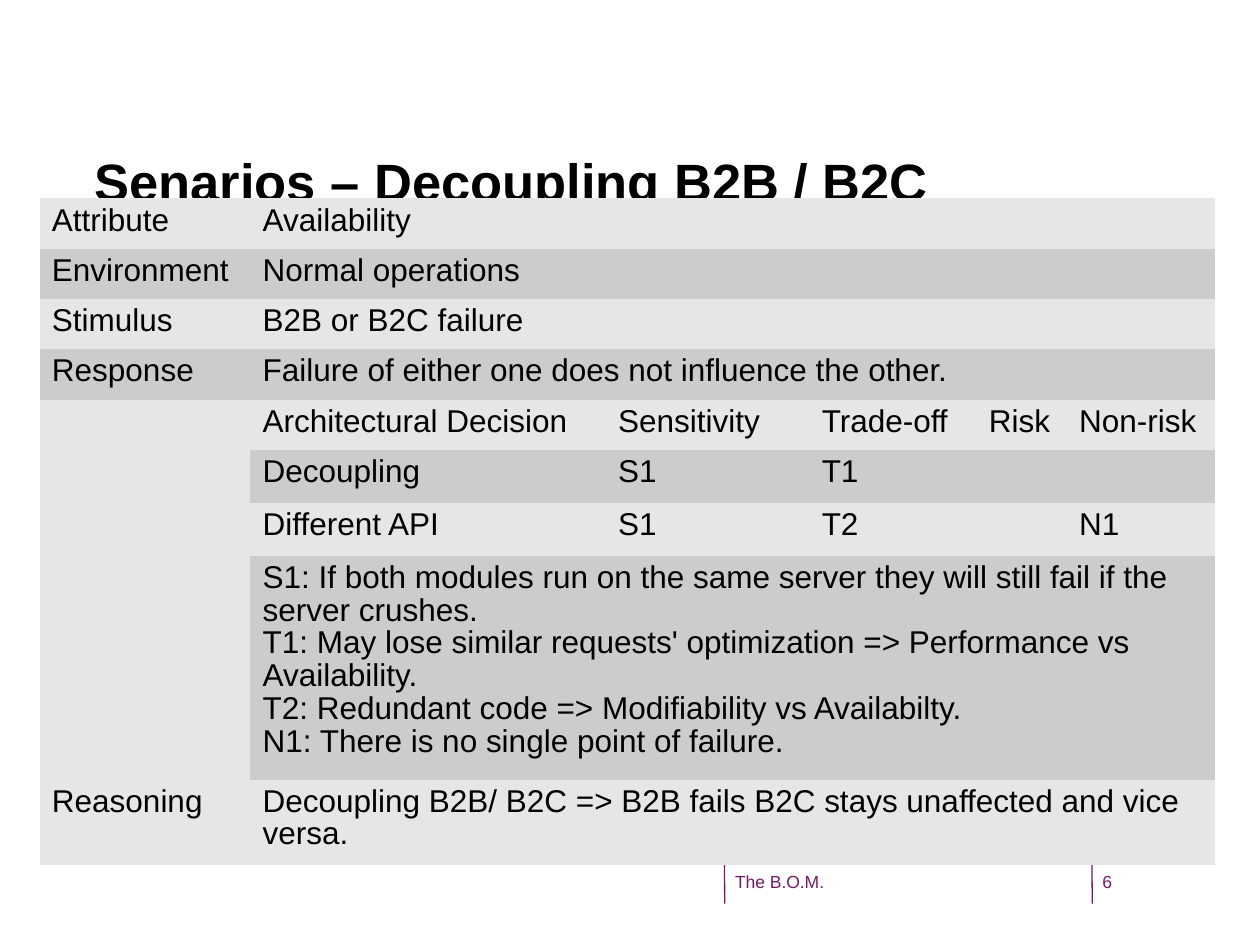
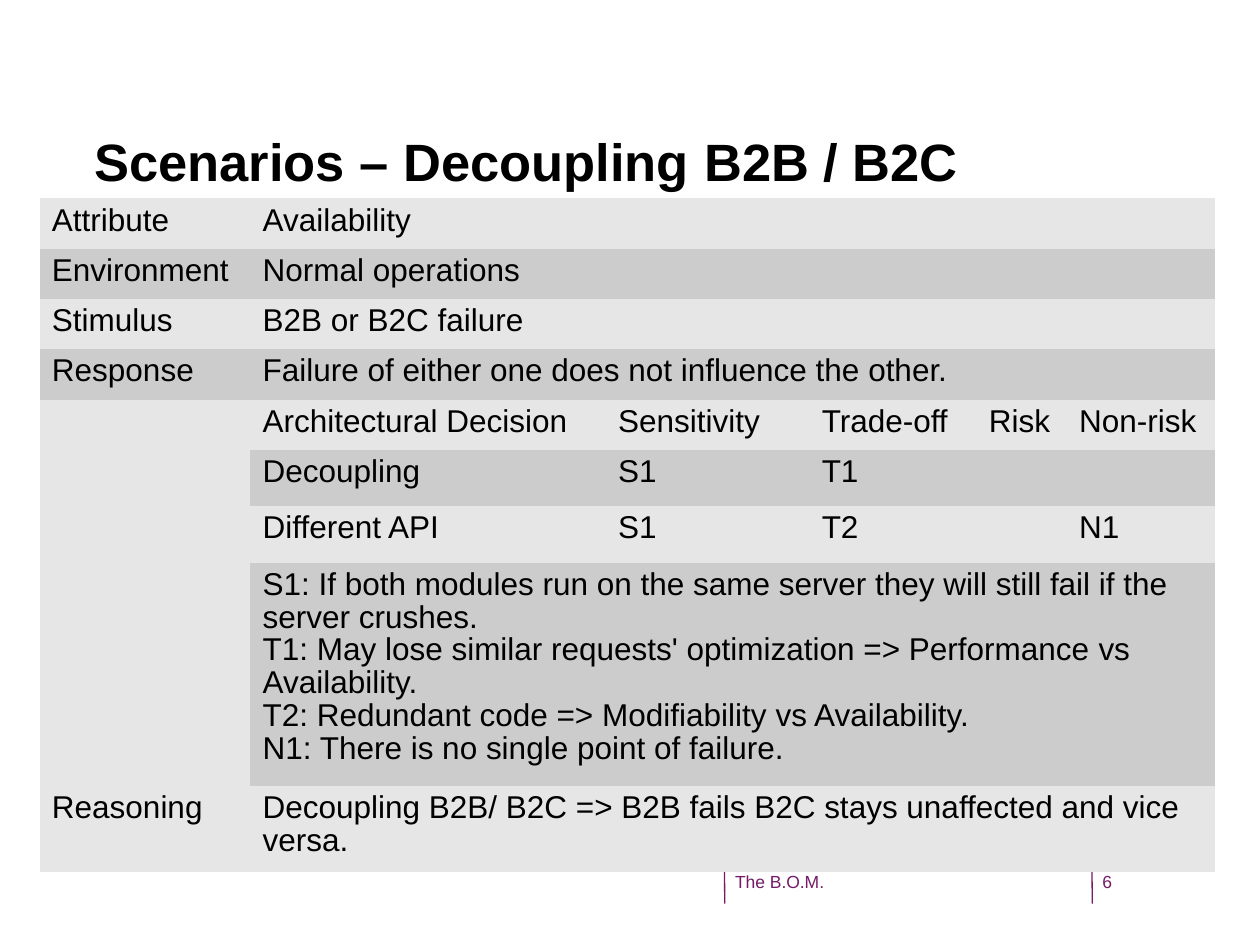
Before and after one commit to CindyBerghuizen/BallOfMud, a slide deck: slide 6 of Assignment 3/SoftwareArchtectureWeek6Presentation.odp. Drawn at 1260x945 pixels with LibreOffice and Linux fonts; fonts in the diff are those of the drawing; background and template pictures are left out. Boxes give left, top, right and bottom in pixels: in the first picture for what was removed or moved away, otherwise in the second. Text is boxed around its words. In the diff, an @@ line names an element or a change of style, - is before the commit and + after.

Commit message:
Checked spelling, added slide, fixed some layout.

```diff
--- a/Assignment 3/SoftwareArchtectureWeek6Presentation.odp
+++ b/Assignment 3/SoftwareArchtectureWeek6Presentation.odp
@@ text at (x1=94, y1=143, x2=958, y2=192): text changed @@
-Senarios – Decoupling B2B / B2C
+Scenarios – Decoupling B2B / B2C
@@ table at (x1=39, y1=199, x2=1216, y2=872) @@
-row 8, column 2: S1: If both modules run on the same server they will still fail if the server crushes. / T1: May lose similar requests' optimization => Performance vs Availability. / T2: Redundant code => Modifiability vs Availabilty. / N1: There is no single point of failure.
+row 8, column 2: S1: If both modules run on the same server they will still fail if the server crushes. / T1: May lose similar requests' optimization => Performance vs Availability. / T2: Redundant code => Modifiability vs Availability. / N1: There is no single point of failure.
```
Also in this commit, not shown: 6 other slides changed, 1 slide added, 1 slide removed.
